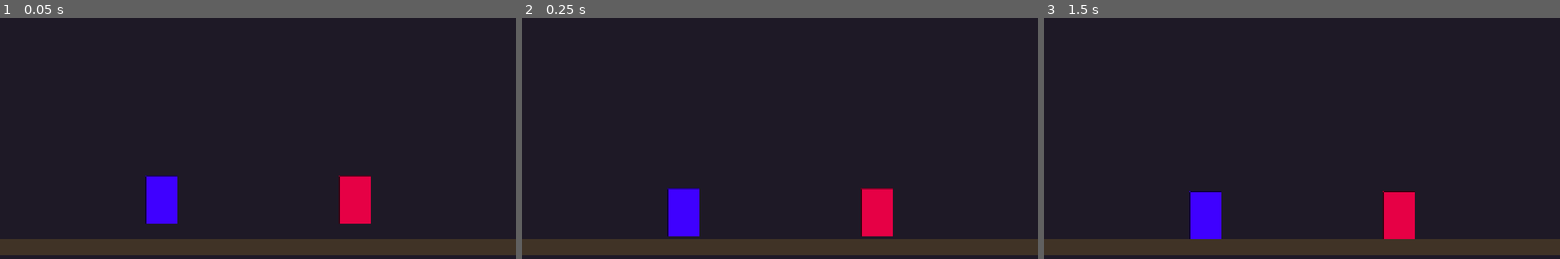
Above: before the commit, frames 1-3 (left to right).
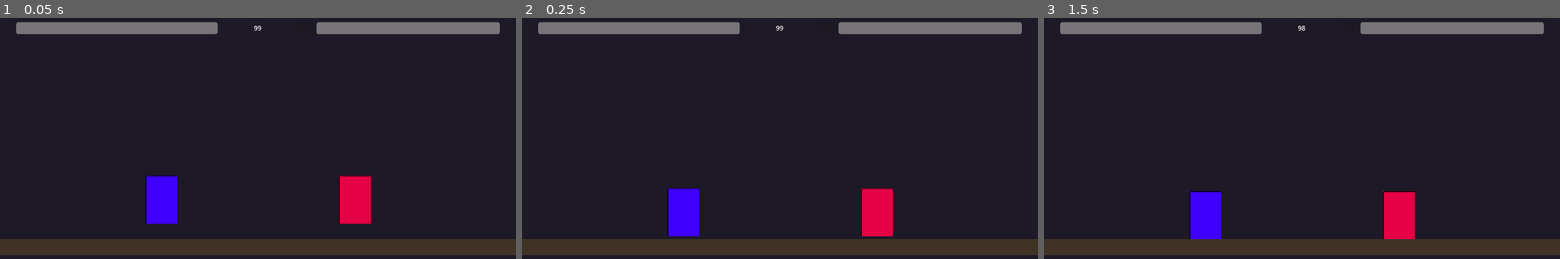
Above: after the commit, the same moments.

Repository: ARTvl32/Jogo-da-Firma
Game: Godot game, scene res://scenes/arena/Arena.tscn
Two runs of this game, one before a commit and one after it. Both use one fixed random seed, a clock stepped at 60 frames per second and the inputs below. This scene is started directly instead of the project's main scene.
Inputs:
- Up to frame 1 (0.05 s): no input
- Up to frame 2 (0.25 s): no input
- Up to frame 3 (1.5 s): tap Enter at 1.25 s

The runs differ from the first frame. In frame 1, 3.8% of the frame differs, in the area x 3-97%, y 1-7%; in frame 2, 3.8%; in frame 3, 3.8%.

Commit message:
feat(parte-6): HUD com healthbars, timer e combo counter
HUD.gd: healthbars conectadas aos sinais vida_alterada, timer
atualizado por atualizar_timer(), combo counter acumula hits e
reseta após 0.5s sem acerto. HUD.tscn: HealthBar1 (esquerda),
HealthBar2 fill_mode=END_TO_BEGIN (direita), TimerLabel central,
ComboLabels amarelos. Arena.tscn atualizado com HUD instanciado.

Diff:
--- a/scenes/arena/Arena.tscn
+++ b/scenes/arena/Arena.tscn
@@ -1,8 +1,9 @@
-[gd_scene load_steps=7 format=3 uid="uid://c4arenascene1"]
+[gd_scene format=3 uid="uid://c4arenascene1"]
 
 [ext_resource type="Script" path="res://scripts/arena/Arena.gd" id="1_arena"]
 [ext_resource type="PackedScene" path="res://scenes/fighters/personagens/VIP/VIP.tscn" id="2_vip"]
 [ext_resource type="PackedScene" path="res://scenes/fighters/personagens/MDK/MDK.tscn" id="3_mdk"]
+[ext_resource type="PackedScene" path="res://scenes/hud/HUD.tscn" id="4_hud"]
 
 [sub_resource type="RectangleShape2D" id="RectangleShape2D_chao"]
 size = Vector2(2000, 40)
@@ -78,9 +79,4 @@
 one_shot = false
 autostart = false
 
-[node name="HUD" type="Control" parent="."]
-layout_mode = 3
-anchors_preset = 15
-anchor_right = 1.0
-anchor_bottom = 1.0
-mouse_filter = 2
+[node name="HUD" parent="." instance=ExtResource("4_hud")]
--- /dev/null
+++ b/scenes/hud/HUD.tscn
@@ -0,0 +1,59 @@
+[gd_scene load_steps=2 format=3 uid="uid://c5hudscene001"]
+
+[ext_resource type="Script" path="res://scripts/ui/HUD.gd" id="1_hud"]
+
+[node name="HUD" type="Control"]
+layout_mode = 3
+anchors_preset = 15
+anchor_right = 1.0
+anchor_bottom = 1.0
+mouse_filter = 2
+script = ExtResource("1_hud")
+
+[node name="HealthBar1" type="ProgressBar" parent="."]
+layout_mode = 0
+offset_left = 40.0
+offset_top = 20.0
+offset_right = 540.0
+offset_bottom = 50.0
+show_percentage = false
+value = 100.0
+
+[node name="HealthBar2" type="ProgressBar" parent="."]
+layout_mode = 0
+offset_left = 740.0
+offset_top = 20.0
+offset_right = 1240.0
+offset_bottom = 50.0
+show_percentage = false
+fill_mode = 1
+value = 100.0
+
+[node name="TimerLabel" type="Label" parent="."]
+layout_mode = 0
+offset_left = 580.0
+offset_top = 10.0
+offset_right = 700.0
+offset_bottom = 60.0
+text = "99"
+horizontal_alignment = 1
+vertical_alignment = 1
+
+[node name="ComboLabel1" type="Label" parent="."]
+layout_mode = 0
+offset_left = 40.0
+offset_top = 58.0
+offset_right = 340.0
+offset_bottom = 85.0
+text = ""
+modulate = Color(0.945, 0.769, 0.059, 1)
+
+[node name="ComboLabel2" type="Label" parent="."]
+layout_mode = 0
+offset_left = 940.0
+offset_top = 58.0
+offset_right = 1240.0
+offset_bottom = 85.0
+text = ""
+modulate = Color(0.945, 0.769, 0.059, 1)
+horizontal_alignment = 2
--- /dev/null
+++ b/scripts/ui/HUD.gd
@@ -0,0 +1,57 @@
+class_name HUD
+extends Control
+
+# === HUD ===
+# Interface durante combate: healthbars, timer e combo counter.
+
+@onready var bar_p1: ProgressBar = $HealthBar1
+@onready var bar_p2: ProgressBar = $HealthBar2
+@onready var label_timer: Label = $TimerLabel
+@onready var combo_p1: Label = $ComboLabel1
+@onready var combo_p2: Label = $ComboLabel2
+
+var contador_combo_p1: int = 0
+var contador_combo_p2: int = 0
+var frames_desde_ultimo_hit_p1: int = 999
+var frames_desde_ultimo_hit_p2: int = 999
+
+const FRAMES_RESET_COMBO: int = 30  # 0.5s a 60fps
+
+func _ready() -> void:
+	combo_p1.text = ""
+	combo_p2.text = ""
+
+func _process(_delta: float) -> void:
+	frames_desde_ultimo_hit_p1 += 1
+	frames_desde_ultimo_hit_p2 += 1
+	if frames_desde_ultimo_hit_p1 > FRAMES_RESET_COMBO and contador_combo_p1 > 0:
+		contador_combo_p1 = 0
+		combo_p1.text = ""
+	if frames_desde_ultimo_hit_p2 > FRAMES_RESET_COMBO and contador_combo_p2 > 0:
+		contador_combo_p2 = 0
+		combo_p2.text = ""
+
+func conectar_fighters(p1: FighterBase, p2: FighterBase) -> void:
+	bar_p1.max_value = p1.vida.vida_maxima
+	bar_p1.value = p1.vida.vida_atual
+	bar_p2.max_value = p2.vida.vida_maxima
+	bar_p2.value = p2.vida.vida_atual
+	p1.vida.vida_alterada.connect(func(atual, _max): bar_p1.value = atual)
+	p2.vida.vida_alterada.connect(func(atual, _max): bar_p2.value = atual)
+	p1.combate.acertou.connect(func(_alvo): _registrar_hit(1))
+	p2.combate.acertou.connect(func(_alvo): _registrar_hit(2))
+
+func _registrar_hit(jogador: int) -> void:
+	if jogador == 1:
+		contador_combo_p1 += 1
+		frames_desde_ultimo_hit_p1 = 0
+		if contador_combo_p1 >= 2:
+			combo_p1.text = "%d HITS" % contador_combo_p1
+	else:
+		contador_combo_p2 += 1
+		frames_desde_ultimo_hit_p2 = 0
+		if contador_combo_p2 >= 2:
+			combo_p2.text = "%d HITS" % contador_combo_p2
+
+func atualizar_timer(segundos: int) -> void:
+	label_timer.text = "%02d" % segundos
